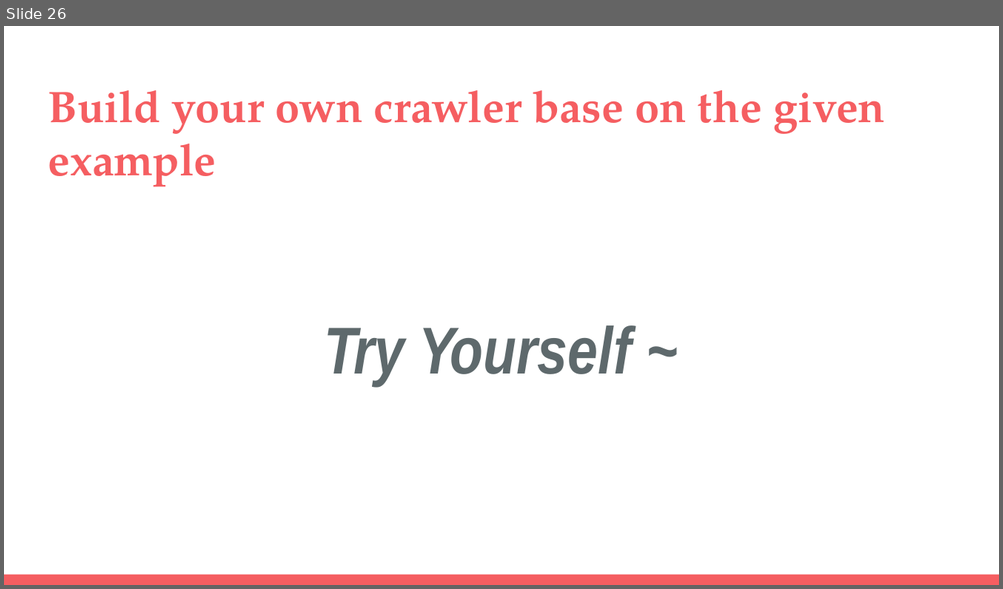
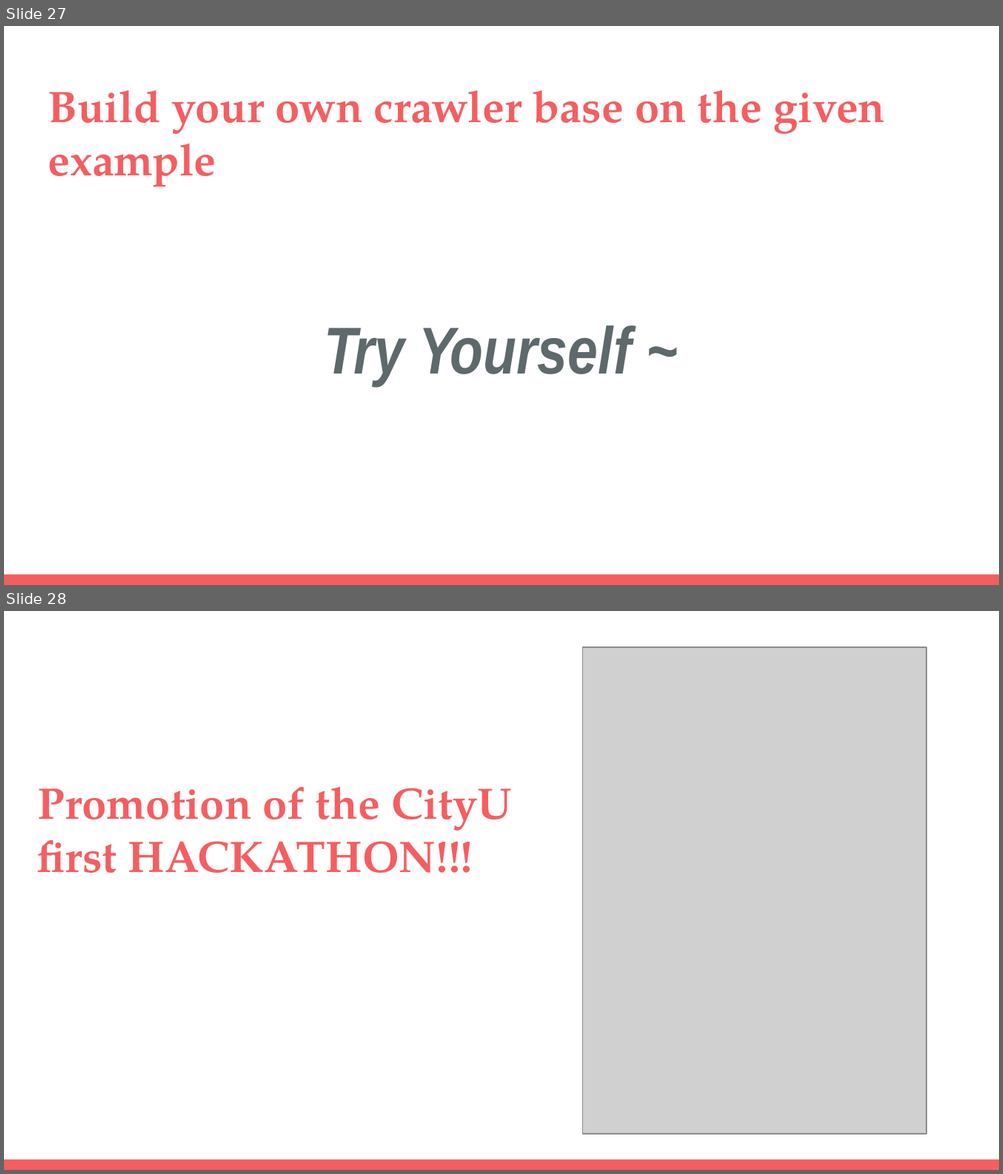
Before and after one commit to cityu-hall2/Workshop2-Spider-on-Python, a slide deck: Build Spider on Cloud.pptx. Shown one above the other, each under a label of ours: slide 26 before the commit, slides 27 and 28 after it. The pictures are 1003x589 and 1003x1174 pixels, drawn with LibreOffice and Linux fonts; fonts in the diff are those of the drawing; grey boxes stand for pictures. Boxes give left, top, right and bottom in pixels: in the first picture for what was removed or moved away, otherwise in the second. Text is boxed around its words. In the diff, an @@ line names an element or a change of style, - is before the commit and + after.

```diff
--- a/Build Spider on Cloud.pptx
+++ b/Build Spider on Cloud.pptx
@@ slide 28 added at box(4, 611, 999, 1170), background #FFFFFF; not listed: 1 template element that a slide beside it also shows @@
@@ picture added at box(582, 647, 926, 1134) @@
@@ title added at box(38, 787, 512, 873), 32 pt, text #F55E61, bold @@
+Promotion of the CityU first HACKATHON!!!
@@ what was slide 26 is now slide 27 @@
```
Also in this commit, not shown: 9 slides changed, 2 other slides added, 1 slide removed.
